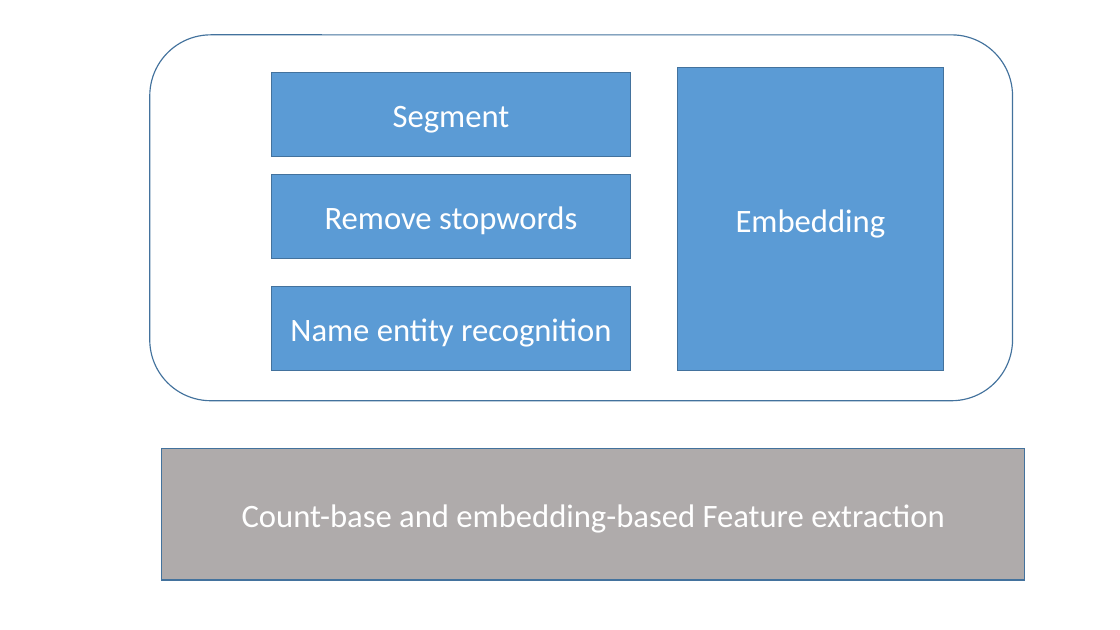
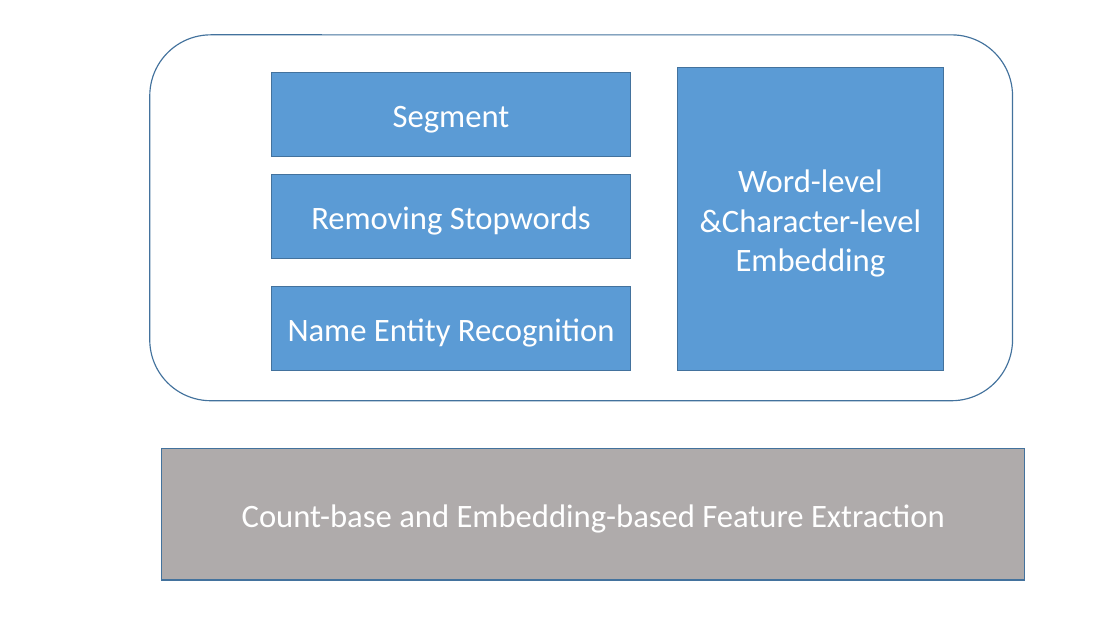
Before and after one commit to Paper-NLPCC/nlpcc_qa, a slide deck: slide 1 of figures/structure.pptx. Drawn at 1120x630 pixels with LibreOffice and Linux fonts; fonts in the diff are those of the drawing. Boxes give left, top, right and bottom in pixels: in the first picture for what was removed or moved away, otherwise in the second. Text is boxed around its words. In the diff, an @@ line names an element or a change of style, - is before the commit and + after.

```diff
--- a/figures/structure.pptx
+++ b/figures/structure.pptx
@@ text in rectangle at (700,169,921,232): paragraphs added @@
+Word-level
+&Character-level
@@ text in rectangle at (311,206,591,235): text changed @@
-Remove stopwords
+Removing Stopwords
@@ text in rectangle at (288,318,615,347): text changed @@
-Name entity recognition
+Name Entity Recognition
@@ text in rectangle at (242,504,945,533): text changed @@
-Count-base and embedding-based Feature extraction
+Count-base and Embedding-based Feature Extraction
```
Also in this commit, not shown: 17 other files.
